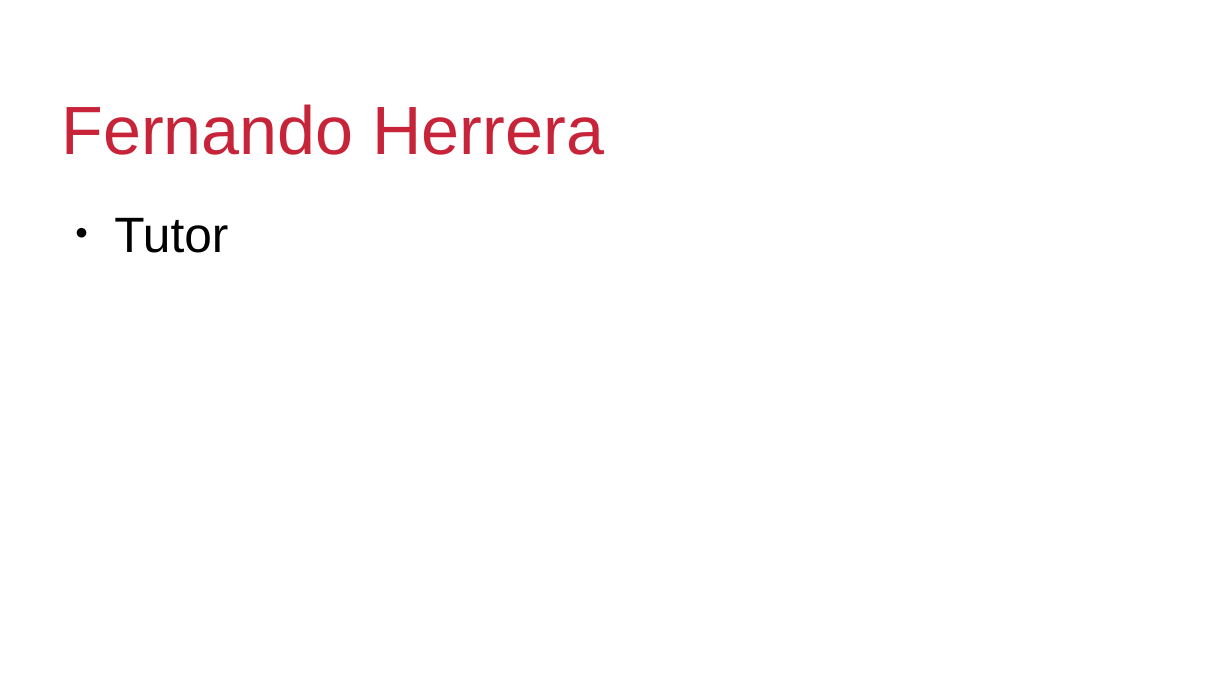
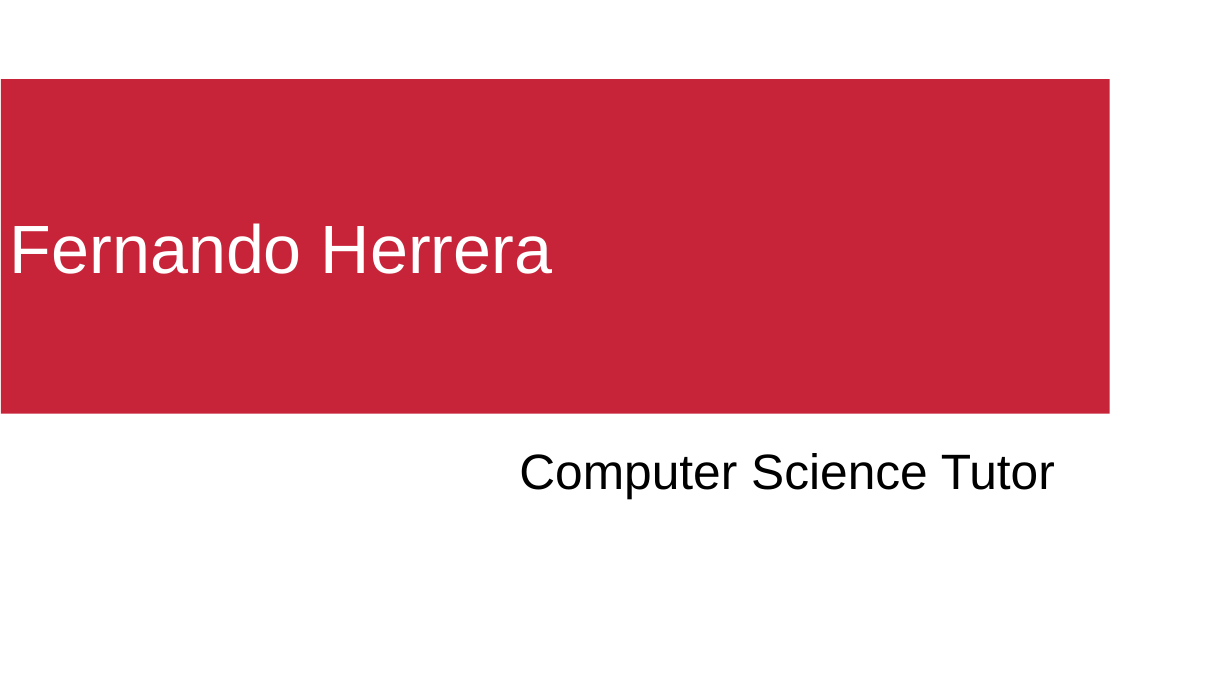
Before and after one commit to FernandoH-G/Pi-TC, a slide deck: slide 1 of ODP/fh.odp (slide 2 before the commit). Drawn at 1232x693 pixels with LibreOffice and Linux fonts; fonts in the diff are those of the drawing; background and template pictures are left out. Boxes give left, top, right and bottom in pixels: in the first picture for what was removed or moved away, otherwise in the second. Text is boxed around its words. In the diff, an @@ line names an element or a change of style, - is before the commit and + after.

Commit message:
Version .9 of the tutoring center project. Will keep commented out code for posterity.

```diff
--- a/ODP/fh.odp
+++ b/ODP/fh.odp
@@ title "Fernando Herrera": place and size @@
-title "Fernando Herrera" at [62, 104, 604, 155]
+title "Fernando Herrera" at [1, 79, 1110, 414]
@@ title "Fernando Herrera" at [1, 79, 1110, 414]: text colour #C7243A to #FFFFFF; fill none to #C7243A @@
@@ text removed at [114, 217, 228, 253] @@
-● Tutor
@@ subtitle added at [519, 453, 1055, 499], 32 pt, text #000000 @@
+Computer Science Tutor
```
Also in this commit, not shown: 3 slides added, 4 slides removed, 1 other file.
